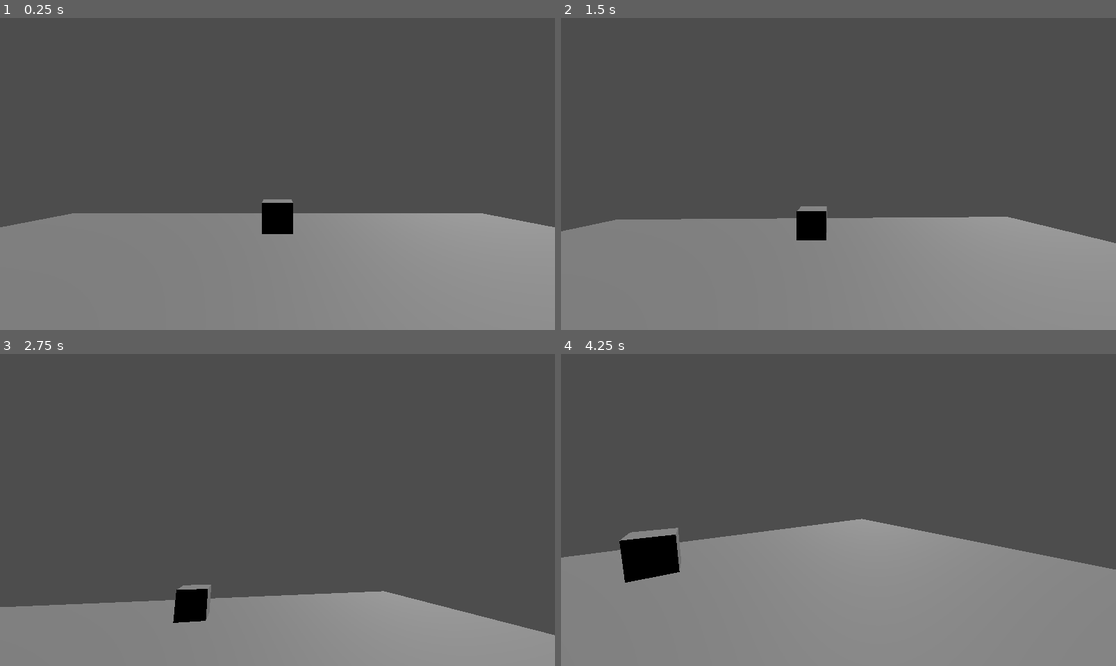
Above: before the commit, frames 1-4 (two rows, left to right).
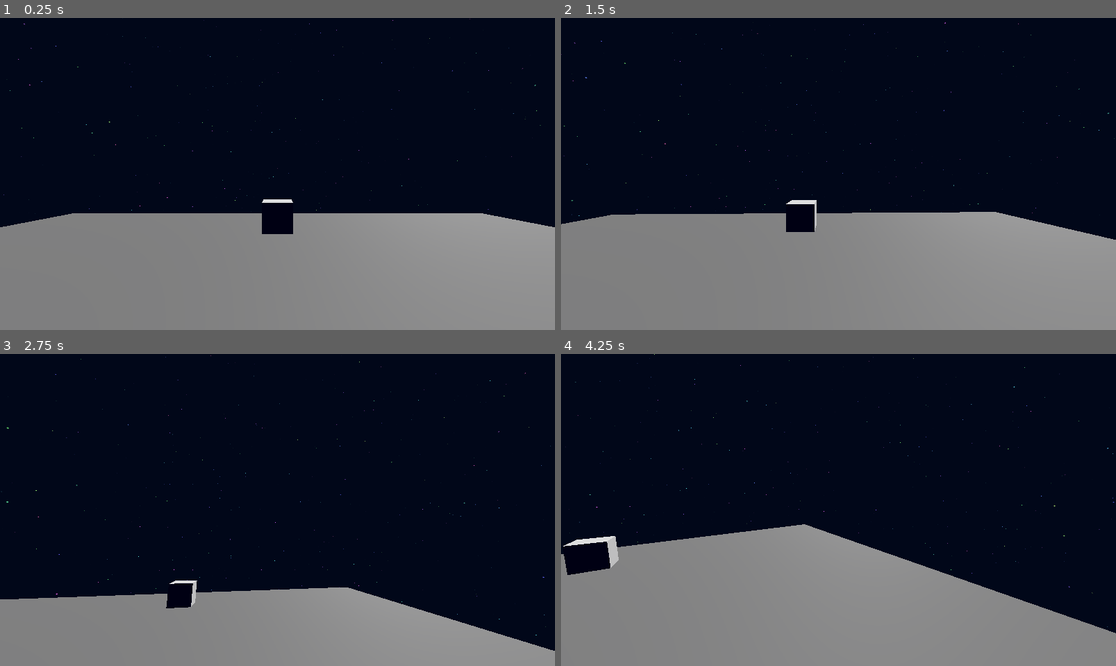
Above: after the commit, the same moments.

Repository: Craxulator/_X
Game: Godot game, scene res://Main.tscn
Same seed, same stepped clock (60 frames per second), same inputs: the game is played once before the commit and once after it.
Inputs (mouse positions are in pixels of both pictures, inside the frame that each line leads up to):
- Up to frame 1 (0.25 s): no input
- Up to frame 2 (1.5 s): tap Enter (ui_accept) at 0.5 s; move the mouse to (960, 158) at 0.52 s; hold D (MoveRight) 0.53-1.28 s; hold Space (Jump) 0.53-1.28 s; move the mouse to (727, 189) at 1.27 s; hold S (MoveBackward) from 1.28 s (still down); tap Space (Jump) at 1.35 s
- Up to frame 3 (2.75 s): tap Space (Jump) at 1.52, 1.82 s; move the mouse to (333, 441) at 2.02 s; release S (MoveBackward) at 2.03 s; hold D (MoveRight) from 2.03 s (still down); hold Space (Jump) from 2.03 s (still down)
- Up to frame 4 (4.25 s): move the mouse to (810, 572) at 2.77 s; release D (MoveRight) at 2.78 s; release Space (Jump) at 2.78 s; hold W (MoveForward) 2.78-3.53 s; tap Space (Jump) at 2.85, 3.02, 3.32 s; move the mouse to (1005, 556) at 3.52 s; hold A (MoveLeft) from 3.53 s (still down); hold Space (Jump) from 3.53 s (still down); tap Escape (Pause) at 4.15 s

The runs differ from the first frame. In frame 1, 63% of the frame differs, in the area x 0-100%, y 0-68%; in frame 2, 65%; in frame 3, 81%, in the area x 0-100%, y 0-96%; in frame 4, 68%.

Commit message:
Air Movement!

Diff:
--- a/Main.tscn
+++ b/Main.tscn
@@ -1,18 +1,45 @@
-[gd_scene load_steps=5 format=3 uid="uid://bsugx76rhg7um"]
+[gd_scene load_steps=11 format=3 uid="uid://bsugx76rhg7um"]
 
 [ext_resource type="PackedScene" uid="uid://bxm0jtkgjdpj2" path="res://Scenes/Player.tscn" id="1_glv2v"]
+[ext_resource type="Shader" uid="uid://diiwf0n6p3xs1" path="res://TestShader.gdshader" id="1_uu6xs"]
+[ext_resource type="Shader" uid="uid://gljgoq5vqmxt" path="res://SkyShader.gdshader" id="3_r0du0"]
 
 [sub_resource type="BoxMesh" id="BoxMesh_glv2v"]
+
+[sub_resource type="ShaderMaterial" id="ShaderMaterial_r0du0"]
+render_priority = 0
+shader = ExtResource("1_uu6xs")
 
 [sub_resource type="WorldBoundaryShape3D" id="WorldBoundaryShape3D_glv2v"]
 
 [sub_resource type="PlaneMesh" id="PlaneMesh_uu6xs"]
+
+[sub_resource type="ShaderMaterial" id="ShaderMaterial_cm0pq"]
+shader = ExtResource("3_r0du0")
+shader_parameter/sky_color = Color(0.03, 0.05, 0.11, 1)
+shader_parameter/star_base_color = Color(0.8, 1, 0.3, 1)
+shader_parameter/star_hue_offset = 0.7
+shader_parameter/star_intensity = 0.05
+shader_parameter/star_twinkle_speed = 0.5
+shader_parameter/star_twinkle_intensity = 0.25
+shader_parameter/layer_scale = 20.0
+shader_parameter/layer_scale_step = 10.0
+shader_parameter/layers_count = 3
+
+[sub_resource type="Sky" id="Sky_fos0i"]
+sky_material = SubResource("ShaderMaterial_cm0pq")
+radiance_size = 1
+
+[sub_resource type="Environment" id="Environment_3dxm6"]
+background_mode = 2
+sky = SubResource("Sky_fos0i")
 
 [node name="Node3D" type="Node3D"]
 
 [node name="MeshInstance3D" type="MeshInstance3D" parent="."]
 transform = Transform3D(1, 0, 0, 0, 1, 0, 0, 0, 1, 0, 0.5, -7)
 mesh = SubResource("BoxMesh_glv2v")
+surface_material_override/0 = SubResource("ShaderMaterial_r0du0")
 
 [node name="Player" parent="." instance=ExtResource("1_glv2v")]
 transform = Transform3D(1, 0, 0, 0, 1, 0, 0, 0, 1, 0, 1.5, 0)
@@ -29,3 +56,6 @@
 
 [node name="DirectionalLight3D" type="DirectionalLight3D" parent="."]
 transform = Transform3D(0.707107, 0.5, 0.5, 0, -0.707107, 0.707107, 0.707107, -0.5, -0.5, 10, 10, -10)
+
+[node name="WorldEnvironment" type="WorldEnvironment" parent="."]
+environment = SubResource("Environment_3dxm6")
--- a/Scenes/Player.tscn
+++ b/Scenes/Player.tscn
@@ -11,8 +11,9 @@
 
 [node name="Player" type="Node3D"]
 metadata/Gravity = 9.806
-metadata/JumpForce = 3.131
-metadata/WalkSpeed = 1.0
+metadata/JumpForce = 4.903
+metadata/WalkSpeed = 3.142
+metadata/Paused = false
 
 [node name="CharacterBody3D" type="CharacterBody3D" parent="."]
 script = ExtResource("1_kyqiw")
--- a/Scripts/Controllers/CameraController.gd
+++ b/Scripts/Controllers/CameraController.gd
@@ -1,23 +1,31 @@
 extends Camera3D
 
 var Paused : bool = false
+var Player
 
 #func _init():
 	#pass
 
 func _ready():
+	Player = get_parent().get_parent_node_3d()
 	Input.set_mouse_mode(Input.MOUSE_MODE_HIDDEN)
 	pass
 
 func Pause():
+	Input.set_mouse_mode(Input.MOUSE_MODE_VISIBLE)
+	pass
+
+func UnPause():
 	Input.set_mouse_mode(Input.MOUSE_MODE_HIDDEN)
 	pass
 
 func _process(DeltaTime):
 	if Input.is_action_just_pressed("Pause"):
 		Paused = not Paused
-		if Paused: Input.set_mouse_mode(Input.MOUSE_MODE_VISIBLE)
-		else: Pause()
+		Player.set_meta("Paused", Paused)
+		if Paused: Pause()
+		else: UnPause()
+
 	if Paused: return
 
 	var VIEWPORT = get_viewport()
--- a/Scripts/Controllers/PlayerController.gd
+++ b/Scripts/Controllers/PlayerController.gd
@@ -1,6 +1,10 @@
 extends CharacterBody3D
 
-var Player = null
+var Player
+
+var InputDirection
+var MovementDirection
+var PreJumpVelocity = Vector3.ZERO
 
 func _ready():
 	Player = get_parent_node_3d()
@@ -12,17 +16,14 @@
 
 func HandleJump():
 	if not Input.is_action_pressed("Jump") or not is_on_floor(): return
-
+	PreJumpVelocity = velocity
 	velocity.y = Player.get_meta("JumpForce")
 
 	pass
 
 func HandleMovement(DeltaTime):
 	var WalkSpeed = Player.get_meta("WalkSpeed")
-	var FrictionCoefficient = 0.1
-
-	var InputDirection = Input.get_vector("MoveLeft", "MoveRight", "MoveForward", "MoveBackward")
-	var MovementDirection = (transform.basis * Vector3(InputDirection.x, 0, InputDirection.y)).normalized()
+	var FrictionCoefficient = PI / 10
 
 	if MovementDirection:
 		velocity.x = MovementDirection.x * WalkSpeed
@@ -30,15 +31,36 @@
 	else:
 		velocity.x -= sign(velocity.x) * FrictionCoefficient
 		velocity.z -= sign(velocity.z) * FrictionCoefficient
-		#velocity.x = move_toward(velocity.x, 0, WalkSpeed)
-		#velocity.z = move_toward(velocity.z, 0, WalkSpeed)
 
-	print(velocity)
+	if velocity.length() < 0.1: velocity = Vector3.ZERO
+	pass
+
+func HandleAirMovement(DeltaTime):
+	var WalkSpeed = Player.get_meta("WalkSpeed")
+	var AirResistance = 0.01 * sqrt(velocity.length())
+	# Faster velocity means you collide with more air particles
+	# It's rooted as the faster you move, the easier you cut through the air
+
+	if MovementDirection:
+		velocity.x = PreJumpVelocity.x + (MovementDirection.x * WalkSpeed / 2)
+		velocity.z = PreJumpVelocity.z + (MovementDirection.z * WalkSpeed / 2)
+	else:
+		PreJumpVelocity.x -= sign(velocity.x) * AirResistance
+		PreJumpVelocity.z -= sign(velocity.z) * AirResistance
+
 	pass
 
 func _physics_process(DeltaTime):
+	if Player.get_meta("Paused"): return
+
+	InputDirection = Input.get_vector("MoveLeft", "MoveRight", "MoveForward", "MoveBackward")
+	MovementDirection = (transform.basis * Vector3(InputDirection.x, 0, InputDirection.y)).normalized()
+
 	HandleGravity(DeltaTime)
 	HandleJump()
-	HandleMovement(DeltaTime)
+
+	if is_on_floor(): HandleMovement(DeltaTime)
+	else: HandleAirMovement(DeltaTime)
+
 	move_and_slide()
 	pass
--- /dev/null
+++ b/SkyShader.gdshader
@@ -0,0 +1,113 @@
+shader_type sky;
+
+// Comment this if you don't want to use star twinke. However, if you do want to keep it,
+// I suggest you to set the sky process mode to High-Quality Incremental or Real-Time,
+// as star twinkling may greatly impact performance.
+#define USE_TWINKLE
+
+group_uniforms sky;
+uniform vec3 sky_color: source_color = vec3(0.03, 0.05, 0.11);
+
+group_uniforms stars;
+uniform vec3 star_base_color: source_color = vec3(0.8, 1.0, 0.3);
+uniform float star_hue_offset: hint_range(0., 1.) = 0.6;
+uniform float star_intensity: hint_range(0., 0.2) = 0.08;
+#ifdef USE_TWINKLE
+uniform float star_twinkle_speed: hint_range(0.0, 2.0) = 0.8;
+uniform float star_twinkle_intensity: hint_range(0.0, 1.0) = 0.2;
+#endif
+
+group_uniforms layers;
+uniform float layer_scale: hint_range(0., 60.) = 20.;
+uniform float layer_scale_step: hint_range(0., 40.) = 10.;
+uniform int layers_count: hint_range(0, 12) = 3;
+
+// Hue credit:
+// The MIT License
+// Copyright © 2024 DigvijaysinhGohil
+// https://github.com/DigvijaysinhGohil/Godot-Shader-Lib
+
+vec3 hue(vec3 input, float offset, int range_index) {
+	// RGB to HSV
+	vec4 k = vec4(0., -1./3., 2./3., -1.);
+	vec4 p = mix(vec4(input.bg, k.wz), vec4(input.gb, k.xy), step(input.b, input.g));
+	vec4 q = mix(vec4(p.xyw, input.r), vec4(input.r, p.yzx), step(p.x, input.r));
+	float d = q.x - min(q.w, q.y);
+	float e = 1.e-10;
+	vec3 hsv = vec3(abs(q.z + (q.w - q.y) / (6. * d + e)), d / (q.x + e), q.x);
+
+	offset = (range_index == 0) ? offset / 360. : offset;
+	float hue = hsv.x + offset;
+	if (hue < 0.) {
+		hsv.x = hue + 1.;
+	} else if (hue > 1.) {
+		hsv.x = hue - 1.;
+	} else {
+		hsv.x = hue;
+	}
+
+	// HSV to RGB
+	vec4 k2 = vec4(1., 2./3., 1./3., 3.);
+	vec3 p2 = abs(fract(hsv.xxx + k2.xyz) * 6. - k2.www);
+	vec3 rgb = hsv.z * mix(k2.xxx, clamp(p2 - k2.xxx, 0., 1.), hsv.y);
+	return rgb;
+}
+
+// Voronoi method credit:
+// The MIT License
+// Copyright © 2013 Inigo Quilez
+// https://www.shadertoy.com/view/ldl3Dl
+
+vec3 hash(vec3 x) {
+	x = vec3(dot(x, vec3(127.1,311.7, 74.7)),
+			 dot(x, vec3(269.5,183.3,246.1)),
+			 dot(x, vec3(113.5,271.9,124.6)));
+	return fract(sin(x) * 43758.5453123);
+}
+
+vec2 voronoi(in vec3 x){
+	vec3 p = floor(x);
+	vec3 f = fract(x);
+
+	float res = 100.;
+	float id = 0.;
+
+	for (float k = -1.; k <= 1.; k += 1.) {
+		for (float j = -1.; j <= 1.; j += 1.) {
+			for (float i = -1.; i <= 1.; i += 1.) {
+				vec3 b = vec3(i, j, k);
+				vec3 r = vec3(b) - f + hash(p + b);
+				float d = dot(r, r);
+				if (d < res) {
+					res = d;
+					id = dot(p + b, vec3(0., 57., 113.));
+				}
+		    }
+		}
+	}
+
+	return vec2(sqrt(res), id);
+}
+
+void sky() {
+	COLOR = sky_color;
+
+	for (int i = 0; i < layers_count; i++) {
+		vec3 pos = EYEDIR * (layer_scale + float(i) * layer_scale_step);
+		vec2 layer = voronoi(pos);
+
+		vec3 rand = hash(vec3(layer.y));
+
+		#ifdef USE_TWINKLE
+			float twinkle = sin(TIME * PI * star_twinkle_speed + rand.x * TAU);
+			twinkle *= star_twinkle_intensity;
+			float star = smoothstep(star_intensity + star_intensity * twinkle, 0., layer.x);
+		#else
+			float star = smoothstep(star_intensity, 0., layer.x);
+		#endif
+
+		vec3 star_color = star * hue((COLOR + star_base_color), rand.y * star_hue_offset, 1);
+
+		COLOR += star_color;
+	}
+}
--- /dev/null
+++ b/TestShader.gdshader
@@ -0,0 +1,14 @@
+shader_type spatial;
+
+void vertex() {
+	// Called for every vertex the material is visible on.
+}
+
+void fragment() {
+	// Called for every pixel the material is visible on.
+}
+
+//void light() {
+//	// Called for every pixel for every light affecting the material.
+//	// Uncomment to replace the default light processing function with this one.
+//}
Not shown, added: Scripts/RandeBody3D.gd.uid
Not shown, added: SkyShader.gdshader.uid
Not shown, added: TestShader.gdshader.uid
